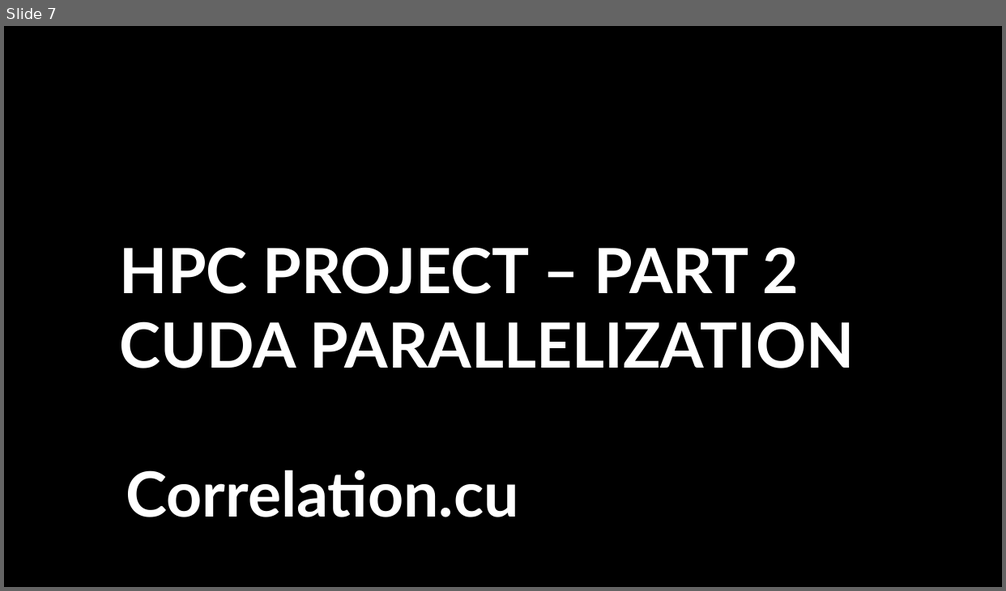
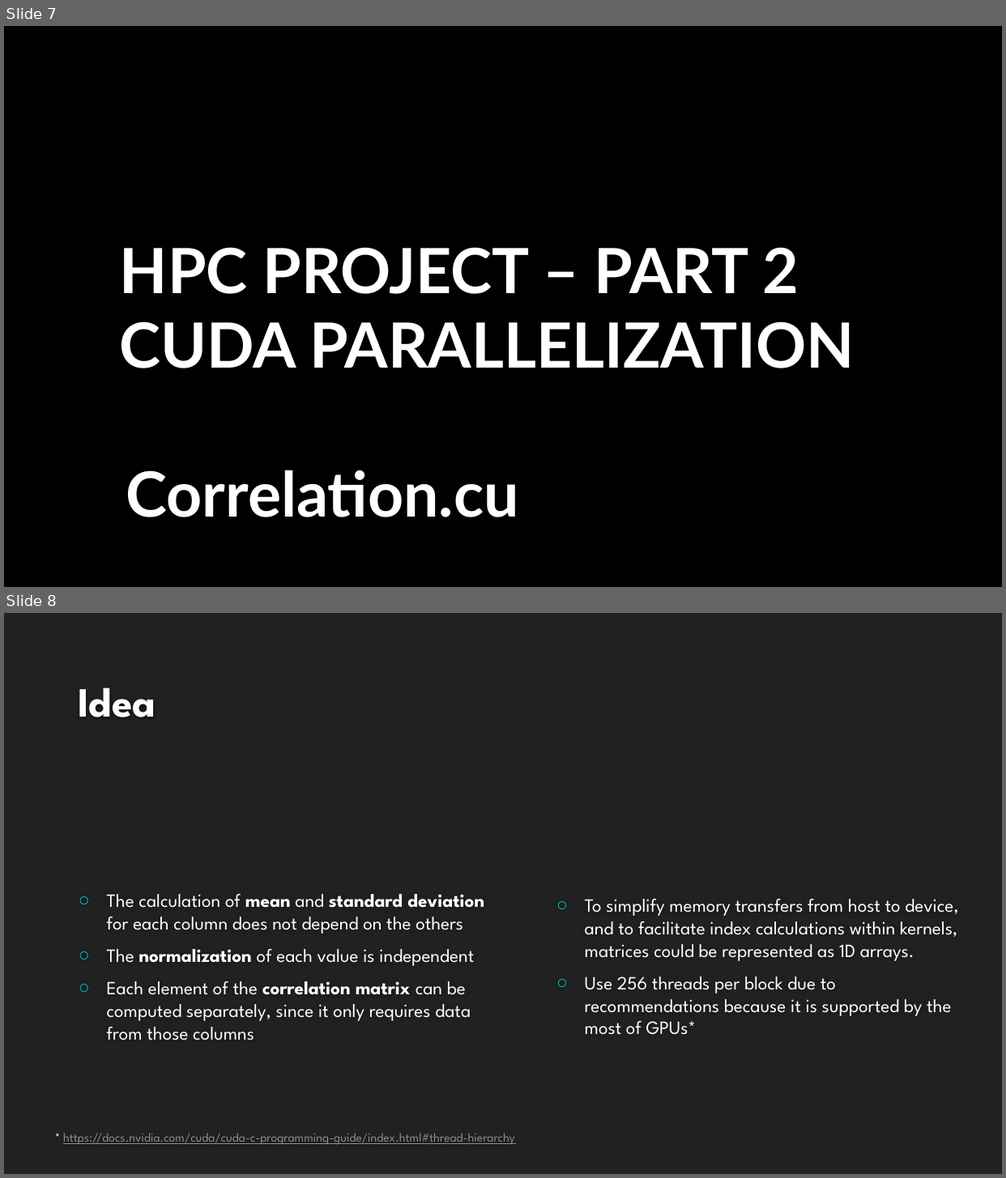
Before and after one commit to magicoderx/hpc-project, a slide deck: Progetto_HPC.pptx. Shown one above the other, each under a label of ours: slide 7 before the commit, slides 7 and 8 after it. The pictures are 1006x591 and 1006x1178 pixels, drawn with LibreOffice and Linux fonts; fonts in the diff are those of the drawing; background and template pictures are left out. Boxes give left, top, right and bottom in pixels: in the first picture for what was removed or moved away, otherwise in the second. Text is boxed around its words. In the diff, an @@ line names an element or a change of style, - is before the commit and + after.

```diff
--- a/Progetto_HPC.pptx
+++ b/Progetto_HPC.pptx
@@ slide 8 added at box(4, 613, 1002, 1174), background #212121 @@
@@ title added at box(78, 688, 156, 717), 40 pt, text #FEFEFE, bold @@
+Idea
@@ text added at box(107, 894, 484, 1041), 18 pt, text #FFFFFF @@
+○ The calculation of mean and standard deviation for each column does not depend on the others
+○ The normalization of each value is independent
+○ Each element of the correlation matrix can be computed separately, since it only requires data from those columns
@@ text added at box(585, 899, 958, 1035), 18 pt, text #FFFFFF @@
+○ To simplify memory transfers from host to device, and to facilitate index calculations within kernels, matrices could be represented as 1D arrays.
+○ Use 256 threads per block due to recommendations because it is supported by the most of GPUs*
@@ text added at box(63, 1133, 515, 1144), 12 pt, text #8F8F8F, underline @@
+* https://docs.nvidia.com/cuda/cuda-c-programming-guide/index.html#thread-hierarchy
```
Also in this commit, not shown: 6 other slides added, 2 other files.
